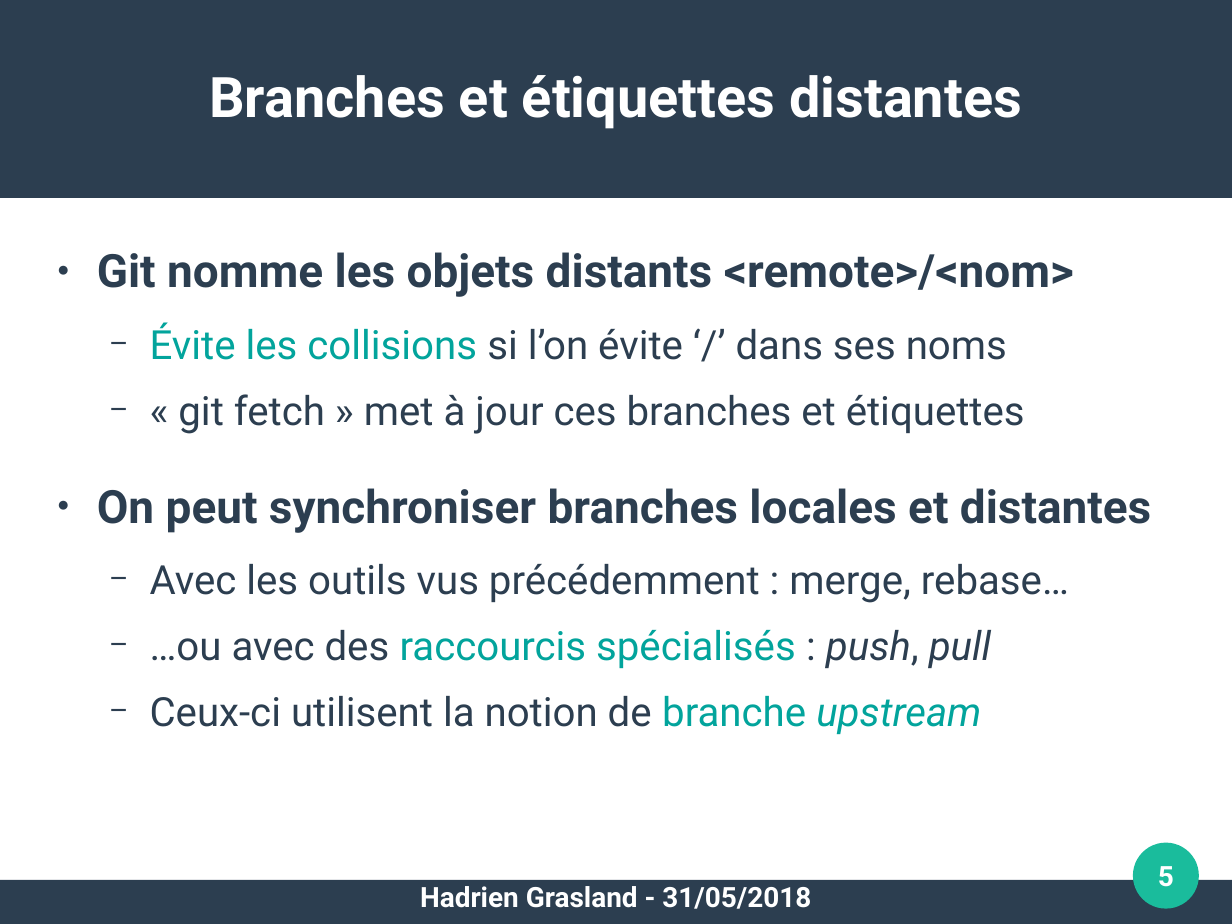
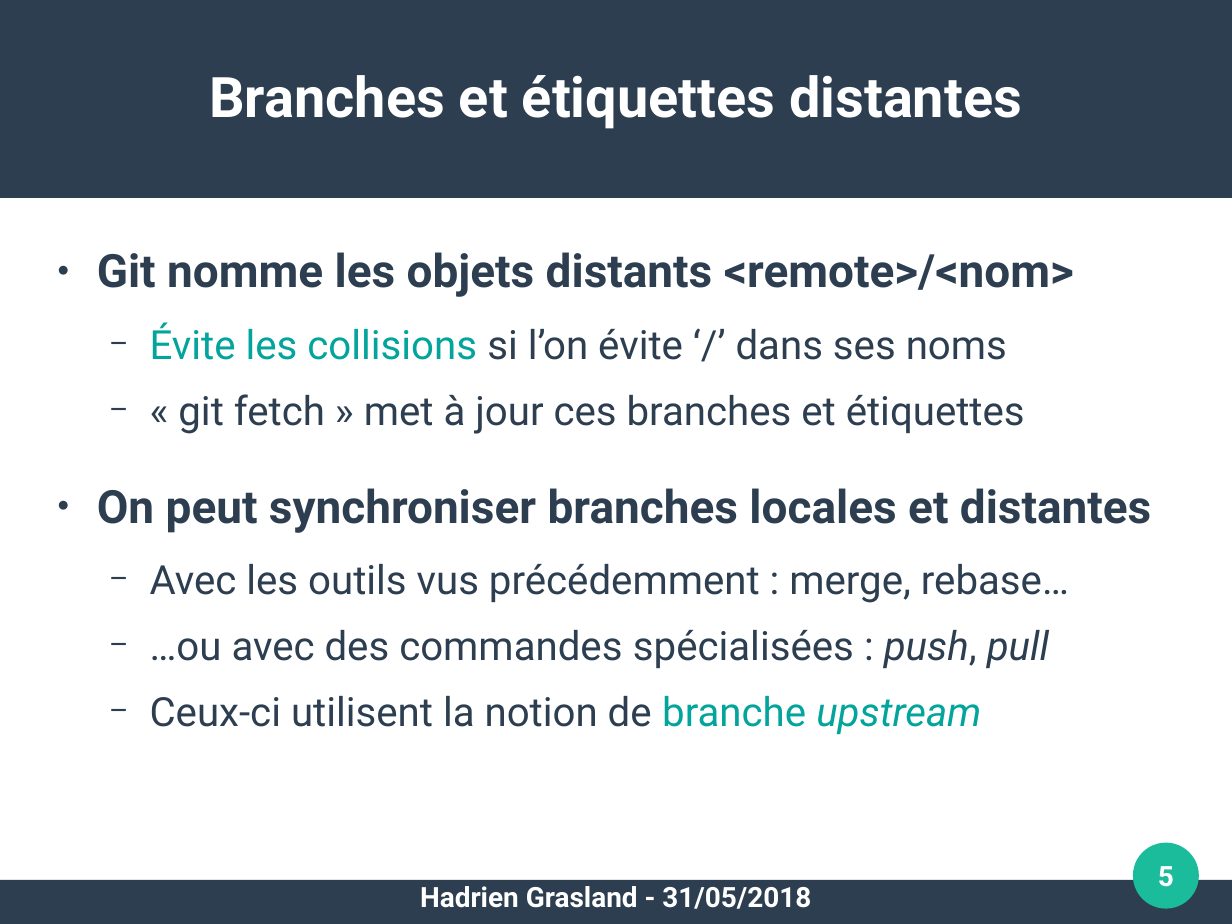
Before and after one commit to pushou/formation-git, a slide deck: slide 5 of 4-Distribution.odp. Drawn at 1232x924 pixels with LibreOffice and Linux fonts; fonts in the diff are those of the drawing. Boxes give left, top, right and bottom in pixels: in the first picture for what was removed or moved away, otherwise in the second. Text is boxed around its words. In the diff, an @@ line names an element or a change of style, - is before the commit and + after.

Commit message:
Clarifier que push n'est pas un raccourci

```diff
--- a/4-Distribution.odp
+++ b/4-Distribution.odp
@@ text at (x1=150, y1=630, x2=1049, y2=668): text changed; text colour #02A49C to #2C3E50 @@
-  − …ou avec des raccourcis spécialisés : push, pull
+  − …ou avec des commandes spécialisées : push, pull
```
Also in this commit, not shown: 1 other file.
